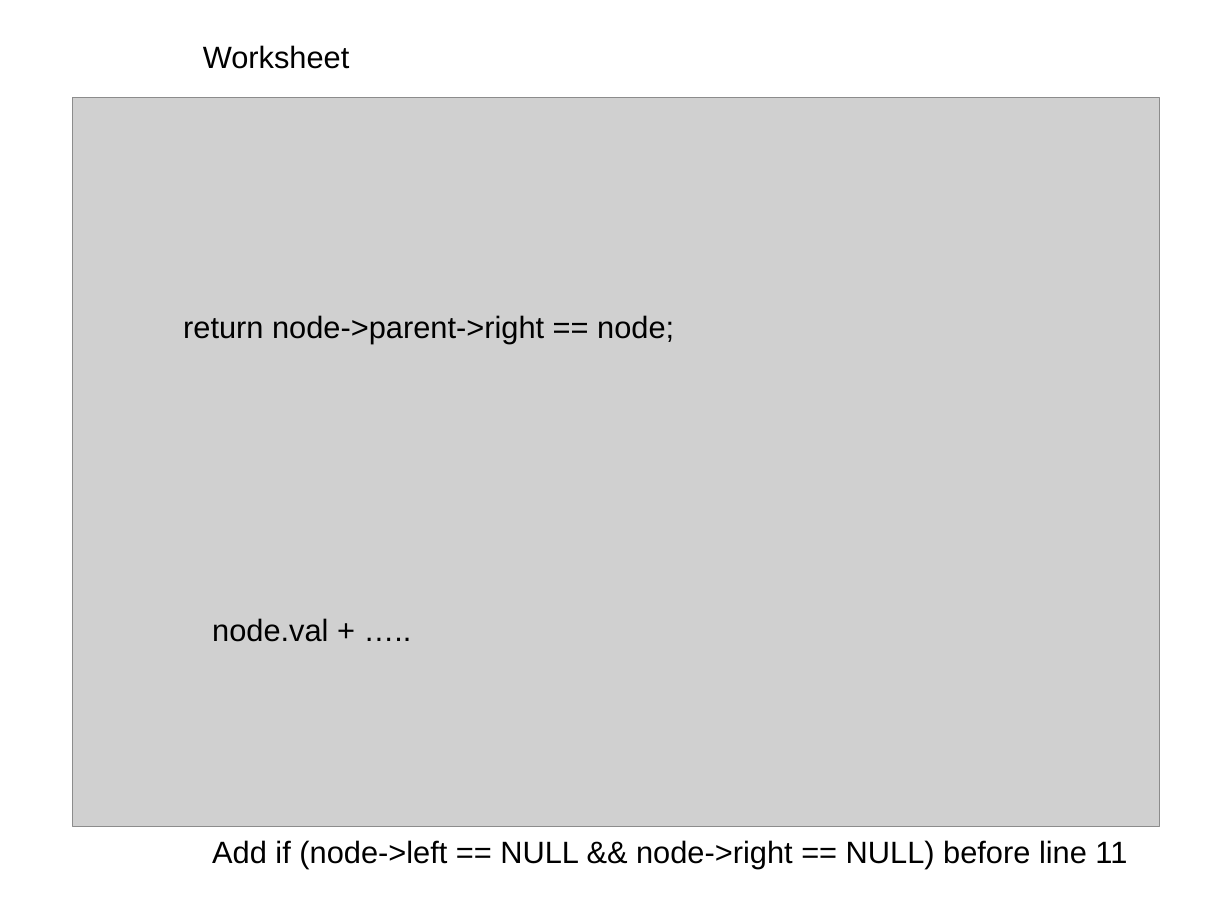
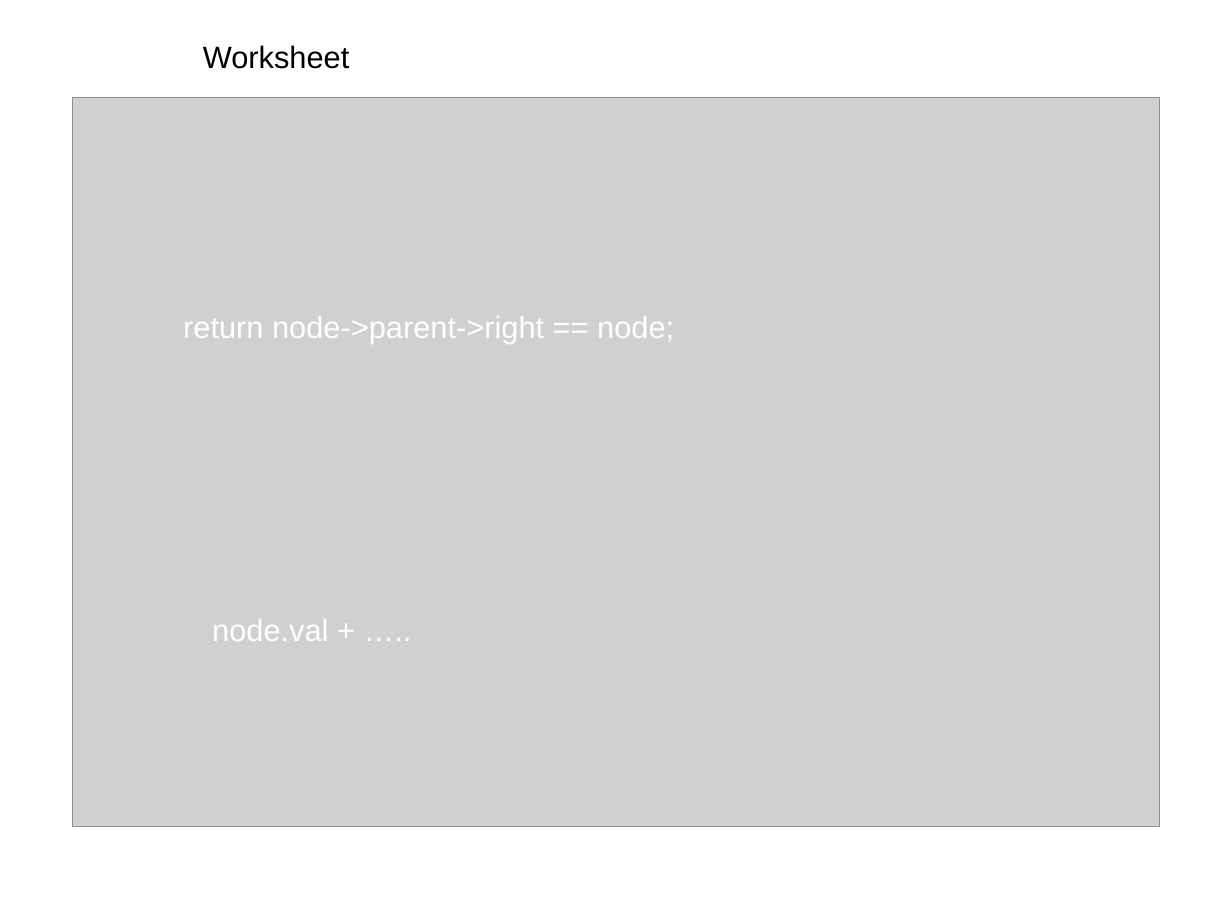
Before and after one commit to IouJenLiu/ece220_lab, a slide deck: slide 25 of lab11.pptx. Drawn at 1232x924 pixels with LibreOffice and Linux fonts; fonts in the diff are those of the drawing; grey boxes stand for pictures. Boxes give left, top, right and bottom in pixels: in the first picture for what was removed or moved away, otherwise in the second. Text is boxed around its words. In the diff, an @@ line names an element or a change of style, - is before the commit and + after.

```diff
--- a/lab11.pptx
+++ b/lab11.pptx
@@ text "return node->parent->right == node;" at (183, 316, 674, 343): text colour #000000 to #FFFFFF @@
@@ text "node.val + ….." at (212, 619, 328, 641): text colour #000000 to #FFFFFF @@
@@ text removed at (212, 840, 1127, 868) @@
-Add if (node->left == NULL && node->right == NULL) before line 11
```
Also in this commit, not shown: 2 other slides changed, 5 other files.
